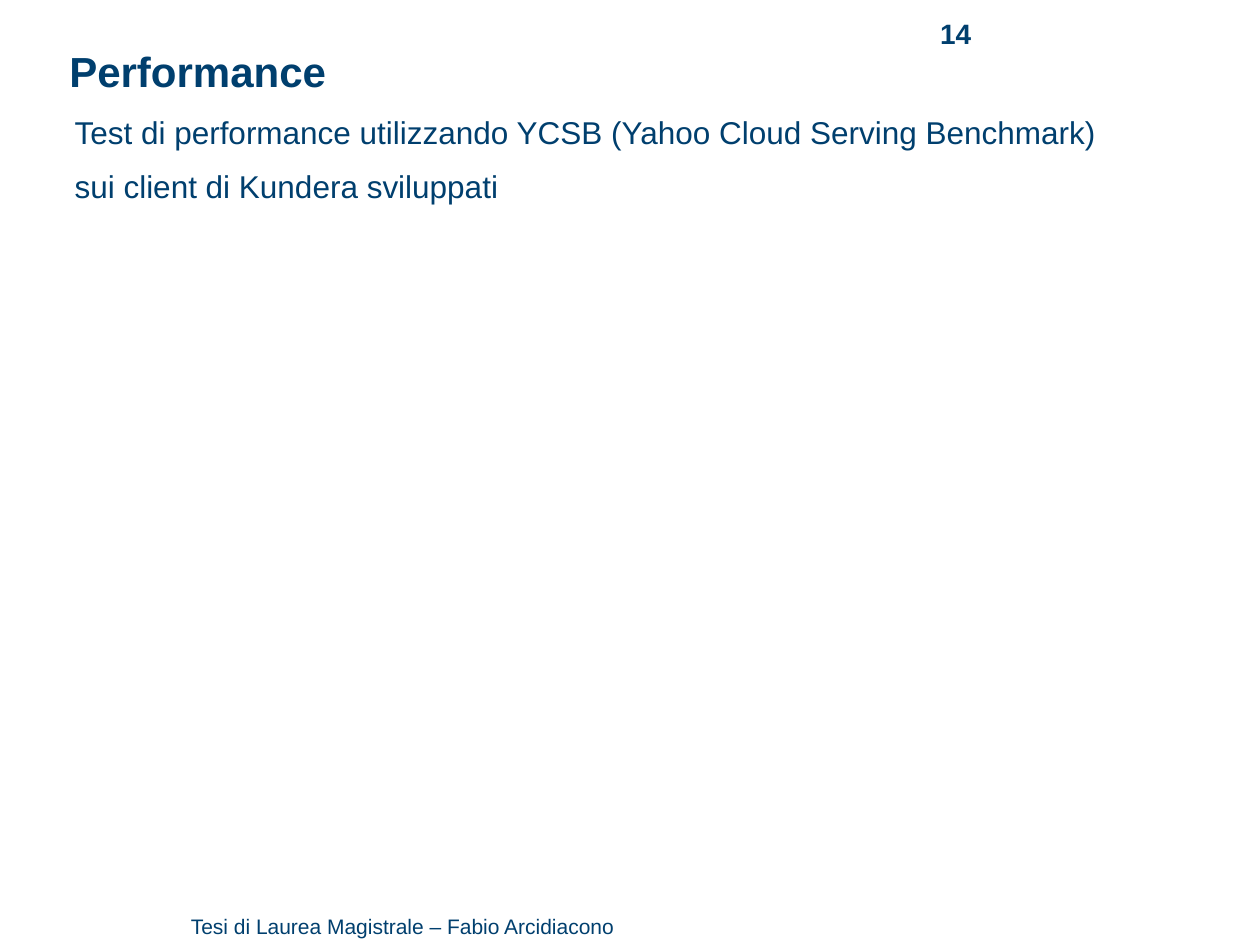
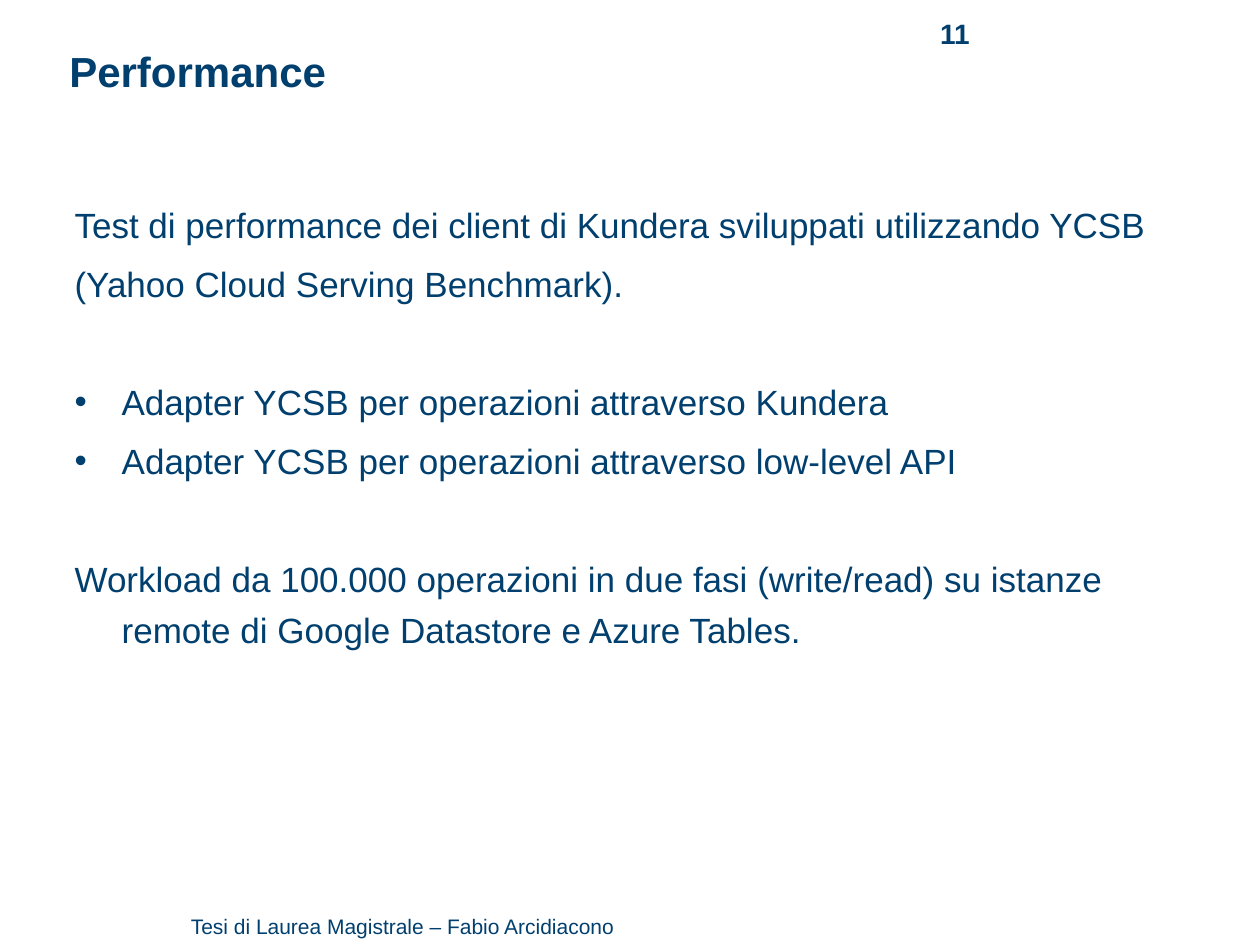
Before and after one commit to arci/thesis, a slide deck: slide 11 of presentation/ThesisPresentation.ppt (slide 14 before the commit). Drawn at 1260x945 pixels with LibreOffice and Linux fonts; fonts in the diff are those of the drawing; background and template pictures are left out. Boxes give left, top, right and bottom in pixels: in the first picture for what was removed or moved away, otherwise in the second. Text is boxed around its words. In the diff, an @@ line names an element or a change of style, - is before the commit and + after.

```diff
--- a/presentation/ThesisPresentation.ppt
+++ b/presentation/ThesisPresentation.ppt
@@ page number at [940,24,970,44]: text changed @@
-14
+11
@@ text removed at [75,121,1096,204] @@
-Test di performance utilizzando YCSB (Yahoo Cloud Serving Benchmark)
-sui client di Kundera sviluppati
@@ text added at [75,212,1144,650], 20 pt, text #003F6E @@
+Test di performance dei client di Kundera sviluppati utilizzando YCSB
+(Yahoo Cloud Serving Benchmark).
+• Adapter YCSB per operazioni attraverso Kundera
+• Adapter YCSB per operazioni attraverso low-level API
+Workload da 100.000 operazioni in due fasi (write/read) su istanze remote di Google Datastore e Azure Tables.
```
Also in this commit, not shown: 4 other slides changed, 1 slide added, 4 slides removed, 1 other file.
